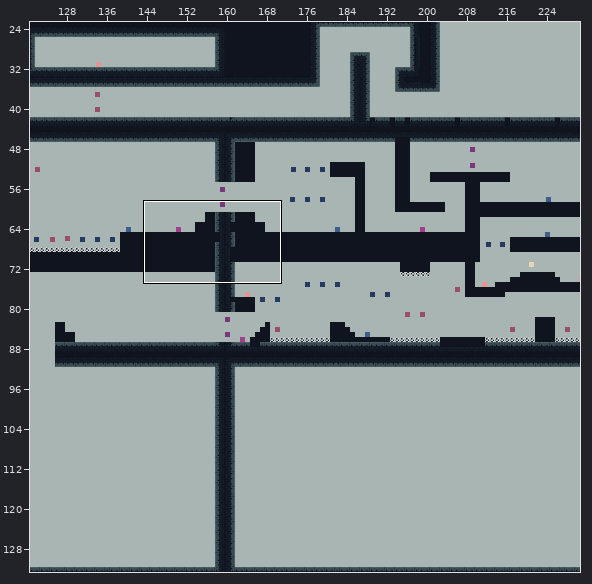
Tiled map, stored at assets/newLevels.tmx. The picture above shows the old version from afar; the outline marks the close-up.
Close-up. Before the edit:
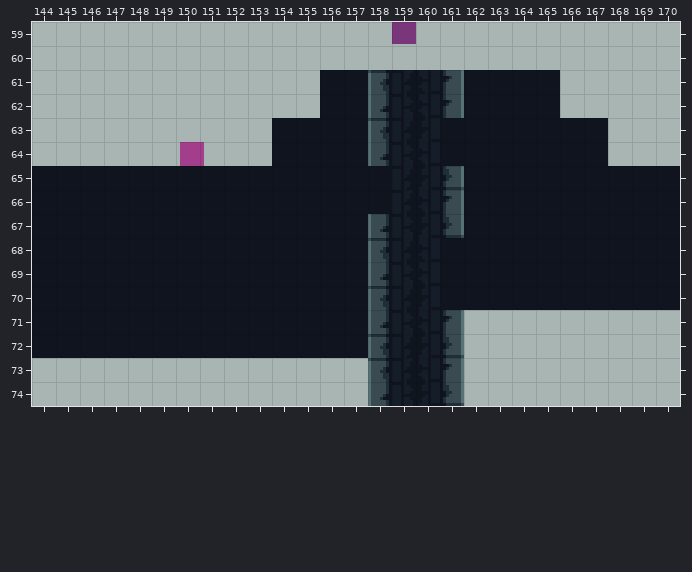
Cells are 8x8 px. Shown: x 144..170, y 59..74. The commit also changed other parts of the map, which this record leaves out.
The result:
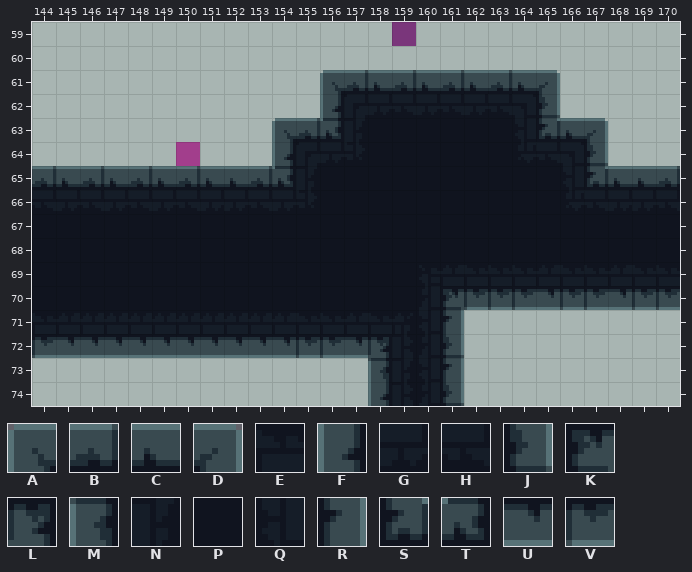
Key: from "tileset": A 0, B 1, C 2, D 5, E 8, F 32, G 34, H 35, J 37, K 39, L 40, M 64, N 65, P 66, Q 68, R 69, S 71, T 72, U 161, V 162.
_ is an empty cell, . an unchanged one.
Changes in this commit:
--- layer "ground"
@@ x 144..170 @@
-61 ............PPMNQRPPPP.....
-62 ............P.F..R...P.....
-63 ..........PPP.M......PPP...
-64 ..........P...F........P...
-65 PPPPPPPPPPP......J.....PPPP
-66 .................R.........
-67 ..............F..J.........
-68 ..............M............
-69 ..............F............
-70 ..............M..PPPPPPPPPP
-71 ..............F............
-72 PPPPPPPPPPPPPPM............
+61 ............ABCBCBCBCD.....
+62 ............F.G..H...J.....
+63 ..........ABT.P......SCD...
+64 ..........F...P........J...
+65 BCBCBCBCCBT......P.....SCCB
+66 .................P.........
+67 ..............P..P.........
+68 ..............P............
+69 ..............P............
+70 ..............P..KVVVUVVUVV
+71 ..............E............
+72 VUUUUUUUUUUVVUL............
Pixel boxes of the changes (left, top, right, bottom) in both close-ups:
changed: (32, 70, 680, 358)
